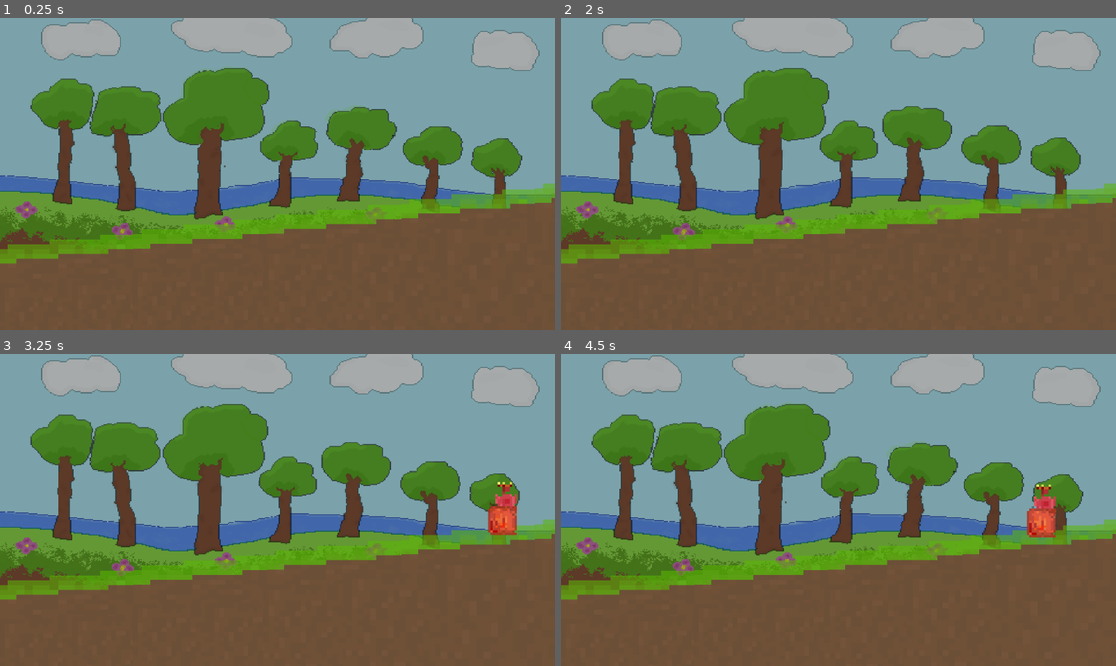
Above: before the commit, frames 1-4 (two rows, left to right).
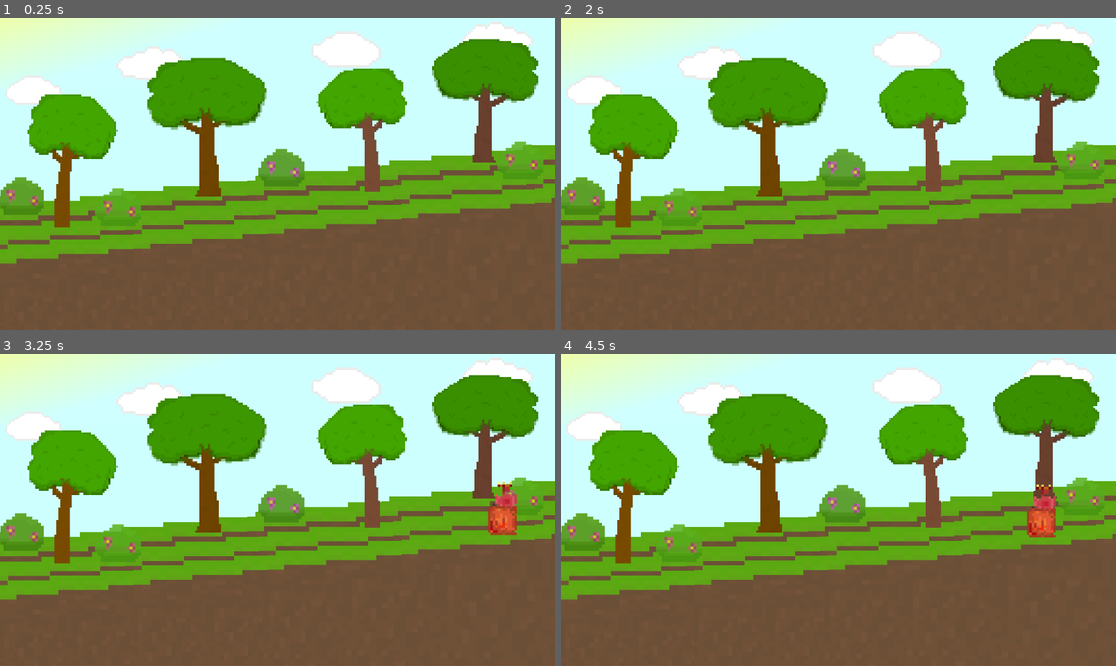
Above: after the commit, the same moments.

Repository: Reynem/jump-run-hit
Game: Godot game, scene res://main_scene.tscn
Same seed, same stepped clock (60 frames per second), same inputs: the game is played once before the commit and once after it.
Inputs:
- Up to frame 1 (0.25 s): no input
- Up to frame 2 (2 s): tap Enter at 0.5 s; tap Space at 1.25 s
- Up to frame 3 (3.25 s): no input
- Up to frame 4 (4.5 s): no input

The runs differ from the first frame. In frame 1, 65% of the frame differs, in the area x 0-100%, y 0-78%; in frame 2, 65%; in frame 3, 64%; in frame 4, 64%.

Commit message:
fully recreated background

Diff:
--- a/main_scene.gd
+++ b/main_scene.gd
@@ -1,17 +1,17 @@
 extends Node2D
 
 @export var flower_scene: PackedScene
-@onready var background: AnimatedSprite2D = $Background
 
 var grass: Array[Node2D]
 
 # Called when the node enters the scene tree for the first time.
 func _ready() -> void:
-	background.play("default")
 	var grassObjects = $Grass.get_children()
 	for k in grassObjects:
 		grass.append(k as Node2D)
+	grass.reverse()
+
 	var enemy = flower_scene.instantiate()
-	grass.reverse()
+	enemy.z_index = 10
 	enemy.set_grass(grass)
 	add_child(enemy)
--- a/main_scene.tscn
+++ b/main_scene.tscn
@@ -4,7 +4,11 @@
 [ext_resource type="Script" uid="uid://cwca8g2qs35lh" path="res://main_scene.gd" id="1_gyfs4"]
 [ext_resource type="Texture2D" uid="uid://c5a4wbed0fdag" path="res://assets/images/dirt.png" id="2_2c62f"]
 [ext_resource type="PackedScene" uid="uid://5kmsb2tue8mw" path="res://enemies/flower/flower_enemy.tscn" id="2_gyfs4"]
-[ext_resource type="Texture2D" uid="uid://yfiwj8j6sa8m" path="res://assets/animations/sky-Sheet.png" id="5_8mm7a"]
+[ext_resource type="Texture2D" uid="uid://dq5f82ix5bkfb" path="res://assets/images/background/trees/tree.png" id="5_8mm7a"]
+[ext_resource type="Texture2D" uid="uid://d3pboohjw8tdt" path="res://assets/images/background/trees/trreee2.png" id="5_hq1ik"]
+[ext_resource type="Texture2D" uid="uid://crabd7a2n6kvs" path="res://assets/images/background/sky/cloud1.png" id="6_7ycvg"]
+[ext_resource type="Texture2D" uid="uid://dys5luhapkljm" path="res://assets/images/background/sky/cloud2.png" id="7_wr18j"]
+[ext_resource type="Texture2D" uid="uid://c58y65jy8lf01" path="res://assets/images/background/bush1_16x16.png" id="8_7ycvg"]
 
 [sub_resource type="TileSetAtlasSource" id="TileSetAtlasSource_2c62f"]
 texture = ExtResource("1_0f027")
@@ -13,27 +17,18 @@
 [sub_resource type="TileSet" id="TileSet_gyfs4"]
 sources/0 = SubResource("TileSetAtlasSource_2c62f")
 
-[sub_resource type="AtlasTexture" id="AtlasTexture_hq1ik"]
-atlas = ExtResource("5_8mm7a")
-region = Rect2(0, 0, 480, 320)
-
-[sub_resource type="AtlasTexture" id="AtlasTexture_nfk4m"]
-atlas = ExtResource("5_8mm7a")
-region = Rect2(480, 0, 480, 320)
-
-[sub_resource type="SpriteFrames" id="SpriteFrames_66tet"]
-animations = [{
-"frames": [{
-"duration": 8.0,
-"texture": SubResource("AtlasTexture_hq1ik")
-}, {
-"duration": 8.0,
-"texture": SubResource("AtlasTexture_nfk4m")
-}],
-"loop": true,
-"name": &"default",
-"speed": 5.0
-}]
+[sub_resource type="CanvasTexture" id="CanvasTexture_nfk4m"]
+
+[sub_resource type="Gradient" id="Gradient_7ycvg"]
+offsets = PackedFloat32Array(0.0024038462, 1)
+colors = PackedColorArray(0.807, 1.004, 1, 1, 0.9341431, 1, 0.6603396, 1)
+
+[sub_resource type="GradientTexture2D" id="GradientTexture2D_wr18j"]
+gradient = SubResource("Gradient_7ycvg")
+width = 500
+height = 150
+fill_from = Vector2(0.5607639, 0.546875)
+fill_to = Vector2(0, 0)
 
 [node name="MainScene" type="Node2D" unique_id=1738264478]
 script = ExtResource("1_gyfs4")
@@ -75,57 +70,223 @@
 scale = Vector2(17.413195, 10.094763)
 texture = ExtResource("1_0f027")
 
-[node name="Node2D" type="Node2D" parent="." unique_id=1964441823]
-
-[node name="Dirt1" type="Sprite2D" parent="Node2D" unique_id=946110999]
-texture_filter = 1
-position = Vector2(-496, 306)
-scale = Vector2(10.029298, 10)
-texture = ExtResource("2_2c62f")
-
-[node name="Dirt8" type="Sprite2D" parent="Node2D" unique_id=734426715]
+[node name="Grass2" type="Node2D" parent="." unique_id=1887023429]
+z_index = -10
+position = Vector2(-42, -80)
+
+[node name="Grass1" type="Sprite2D" parent="Grass2" unique_id=1014585490]
+texture_filter = 1
+position = Vector2(-437.99997, 146)
+scale = Vector2(17.413195, 10.094763)
+texture = ExtResource("1_0f027")
+
+[node name="Grass2" type="Sprite2D" parent="Grass2" unique_id=1692141836]
+texture_filter = 1
+position = Vector2(-160, 114.99999)
+scale = Vector2(17.413195, 10.094763)
+texture = ExtResource("1_0f027")
+
+[node name="Grass3" type="Sprite2D" parent="Grass2" unique_id=1740369356]
+texture_filter = 1
+position = Vector2(118, 84)
+scale = Vector2(17.413195, 10.094763)
+texture = ExtResource("1_0f027")
+
+[node name="Grass4" type="Sprite2D" parent="Grass2" unique_id=535122868]
+texture_filter = 1
+position = Vector2(396, 51.999992)
+scale = Vector2(17.413195, 10.094763)
+texture = ExtResource("1_0f027")
+
+[node name="Grass5" type="Sprite2D" parent="Grass2" unique_id=1219437071]
+texture_filter = 1
+position = Vector2(672.99994, 19.999998)
+scale = Vector2(17.413195, 10.094763)
+texture = ExtResource("1_0f027")
+
+[node name="Grass3" type="Node2D" parent="." unique_id=175816290]
+z_index = -5
+position = Vector2(-17, -39)
+
+[node name="Grass1" type="Sprite2D" parent="Grass3" unique_id=1329522733]
+texture_filter = 1
+position = Vector2(-437.99997, 146)
+scale = Vector2(17.413195, 10.094763)
+texture = ExtResource("1_0f027")
+
+[node name="Grass2" type="Sprite2D" parent="Grass3" unique_id=694975346]
+texture_filter = 1
+position = Vector2(-160, 114.99999)
+scale = Vector2(17.413195, 10.094763)
+texture = ExtResource("1_0f027")
+
+[node name="Grass3" type="Sprite2D" parent="Grass3" unique_id=1814930456]
+texture_filter = 1
+position = Vector2(118, 84)
+scale = Vector2(17.413195, 10.094763)
+texture = ExtResource("1_0f027")
+
+[node name="Grass4" type="Sprite2D" parent="Grass3" unique_id=1214248761]
+texture_filter = 1
+position = Vector2(396, 51.999992)
+scale = Vector2(17.413195, 10.094763)
+texture = ExtResource("1_0f027")
+
+[node name="Grass5" type="Sprite2D" parent="Grass3" unique_id=1945118994]
+texture_filter = 1
+position = Vector2(672.99994, 19.999998)
+scale = Vector2(17.413195, 10.094763)
+texture = ExtResource("1_0f027")
+
+[node name="Background" type="Node2D" parent="." unique_id=1742606649]
+
+[node name="Trees" type="Node2D" parent="Background" unique_id=945027037]
+position = Vector2(-44, -19)
+
+[node name="Tree1Grass2" type="Sprite2D" parent="Background/Trees" unique_id=1175707217]
+modulate = Color(1, 1, 0, 1)
+self_modulate = Color(1, 1, 0, 1)
+texture_filter = 1
+position = Vector2(-367, -8)
+scale = Vector2(4, 4.328)
+texture = ExtResource("5_hq1ik")
+
+[node name="Tree2Grass2" type="Sprite2D" parent="Background/Trees" unique_id=1450497427]
+texture_filter = 1
+position = Vector2(205, -72)
+scale = Vector2(-4, 4)
+texture = ExtResource("5_hq1ik")
+
+[node name="Tree1Grass3" type="Sprite2D" parent="Background/Trees" unique_id=843563946]
+modulate = Color(0.9163331, 0.91633326, 1.540184e-06, 1)
+z_index = -1
+texture_filter = 1
+position = Vector2(-91, -78)
+scale = Vector2(4.5, 4.5)
+texture = ExtResource("5_8mm7a")
+
+[node name="Tree2Grass3" type="Sprite2D" parent="Background/Trees" unique_id=1165067597]
+modulate = Color(0.8638137, 0.86381376, 0.8638137, 1)
+texture_filter = 1
+position = Vector2(465, -133)
+scale = Vector2(-4, 4)
+texture = ExtResource("5_8mm7a")
+
+[node name="Sky" type="Node2D" parent="Background" unique_id=1092810398]
+z_index = -4000
+
+[node name="sky" type="Sprite2D" parent="Background/Sky" unique_id=1640266943]
+modulate = Color(0.8071143, 1.0039216, 0.9999855, 1)
+z_index = -4096
+scale = Vector2(1156.37, 665.57635)
+texture = SubResource("CanvasTexture_nfk4m")
+
+[node name="cloud1" type="Sprite2D" parent="Background/Sky" unique_id=906071392]
+texture_filter = 1
+position = Vector2(-505, -172)
+scale = Vector2(4, 4)
+texture = ExtResource("6_7ycvg")
+
+[node name="cloud2" type="Sprite2D" parent="Background/Sky" unique_id=1884223615]
+texture_filter = 1
+position = Vector2(139.99998, -256)
+scale = Vector2(-5, 5)
+texture = ExtResource("6_7ycvg")
+
+[node name="Cloud2_1" type="Sprite2D" parent="Background/Sky" unique_id=73529517]
+texture_filter = 1
+position = Vector2(-255, -225.00002)
+scale = Vector2(5, 5)
+texture = ExtResource("7_wr18j")
+
+[node name="Cloud2_2" type="Sprite2D" parent="Background/Sky" unique_id=1584076355]
+texture_filter = 1
+position = Vector2(450.99997, -275.99997)
+scale = Vector2(-5, 5)
+texture = ExtResource("7_wr18j")
+
+[node name="Sunlight" type="Sprite2D" parent="Background/Sky" unique_id=113245753]
+modulate = Color(1.0039686, 1.0000322, 1.0039686, 1)
+z_index = -4001
+position = Vector2(-327, -252)
+texture = SubResource("GradientTexture2D_wr18j")
+
+[node name="Bush" type="Node2D" parent="Background" unique_id=990453588]
+
+[node name="bush0" type="Sprite2D" parent="Background/Bush" unique_id=1778137088]
+modulate = Color(0.80784315, 0.80784315, 0.5882353, 0.9411765)
+z_index = 1
+texture_filter = 1
+position = Vector2(-533, 33)
+scale = Vector2(6, 6.5)
+texture = ExtResource("8_7ycvg")
+
+[node name="bush1" type="Sprite2D" parent="Background/Bush" unique_id=962044185]
+modulate = Color(0.8352941, 0.8980392, 0.5882353, 0.8627451)
+z_index = 1
+texture_filter = 1
+position = Vector2(-331, 56.000004)
+scale = Vector2(6, 6.5)
+texture = ExtResource("8_7ycvg")
+
+[node name="bush3" type="Sprite2D" parent="Background/Bush" unique_id=1808903127]
+modulate = Color(0.80784315, 0.80784315, 0.80784315, 0.9411765)
+z_index = 1
+texture_filter = 1
+position = Vector2(8, -26)
+scale = Vector2(6, 6.5)
+texture = ExtResource("8_7ycvg")
+
+[node name="bush4" type="Sprite2D" parent="Background/Bush" unique_id=1453208056]
+modulate = Color(0.8352941, 0.8980392, 0.6039216, 0.8627451)
+z_index = 1
+texture_filter = 1
+position = Vector2(504, -41)
+scale = Vector2(6, 6.5)
+texture = ExtResource("8_7ycvg")
+
+[node name="Dirt" type="Node2D" parent="." unique_id=1964441823]
+
+[node name="Dirt1" type="Sprite2D" parent="Dirt" unique_id=946110999]
+texture_filter = 1
+position = Vector2(-497, 306)
+scale = Vector2(10.029298, 10)
+texture = ExtResource("2_2c62f")
+
+[node name="Dirt8" type="Sprite2D" parent="Dirt" unique_id=734426715]
 texture_filter = 1
 position = Vector2(-345, 301)
 scale = Vector2(10.029298, 10)
 texture = ExtResource("2_2c62f")
 
-[node name="Dirt2" type="Sprite2D" parent="Node2D" unique_id=1681877543]
+[node name="Dirt2" type="Sprite2D" parent="Dirt" unique_id=1681877543]
 texture_filter = 1
 position = Vector2(-220.00002, 274)
 scale = Vector2(10.029298, 10)
 texture = ExtResource("2_2c62f")
 
-[node name="Dirt3" type="Sprite2D" parent="Node2D" unique_id=185889010]
+[node name="Dirt3" type="Sprite2D" parent="Dirt" unique_id=185889010]
 texture_filter = 1
 position = Vector2(-61.000004, 273)
 scale = Vector2(10.029298, 10)
 texture = ExtResource("2_2c62f")
 
-[node name="Dirt4" type="Sprite2D" parent="Node2D" unique_id=339086169]
+[node name="Dirt4" type="Sprite2D" parent="Dirt" unique_id=339086169]
 texture_filter = 1
 position = Vector2(59, 243.00002)
 scale = Vector2(11.032, 11)
 texture = ExtResource("2_2c62f")
 
-[node name="Dirt5" type="Sprite2D" parent="Node2D" unique_id=1494341402]
+[node name="Dirt5" type="Sprite2D" parent="Dirt" unique_id=1494341402]
 texture_filter = 1
 position = Vector2(241.00002, 229)
 scale = Vector2(12.336, 12.3)
 texture = ExtResource("2_2c62f")
 
-[node name="Dirt7" type="Sprite2D" parent="Node2D" unique_id=1518861142]
+[node name="Dirt7" type="Sprite2D" parent="Dirt" unique_id=1518861142]
 texture_filter = 1
 position = Vector2(458, 219)
 scale = Vector2(15.044, 15)
 texture = ExtResource("2_2c62f")
 
 [node name="Camera" type="Camera2D" parent="." unique_id=723530899]
-
-[node name="Background" type="AnimatedSprite2D" parent="." unique_id=1318049184]
-modulate = Color(0.6518682, 0.66453964, 0.66758263, 1)
-z_index = -15
-texture_filter = 1
-position = Vector2(0, -40)
-scale = Vector2(2.40625, 2.0249999)
-sprite_frames = SubResource("SpriteFrames_66tet")
-frame_progress = 0.022739252
Binary file removed: assets/animations/sky-Sheet.png
Binary file added: assets/images/background/bush1_16x16.png
Not shown, added: assets/images/background/bush1_16x16.png.import
Binary file added: assets/images/background/bush1compressed.png
Not shown, added: assets/images/background/bush1compressed.png.import
Binary file added: assets/images/background/sky/cloud1.png
Not shown, added: assets/images/background/sky/cloud1.png.import
Binary file added: assets/images/background/sky/cloud2.png
Not shown, changed: assets/images/background/sky/cloud2.png.import
Binary file added: assets/images/background/trees/tree.png
Not shown, added: assets/images/background/trees/tree.png.import
Binary file added: assets/images/background/trees/trreee2.png
(and 2 more such lines)
